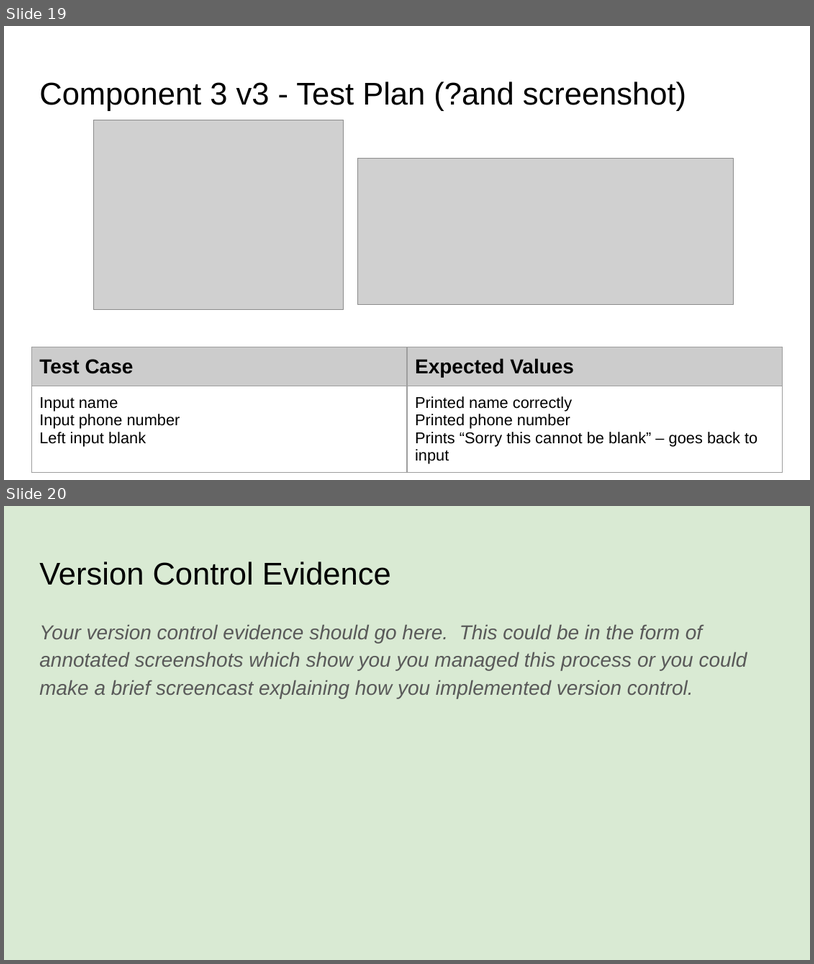
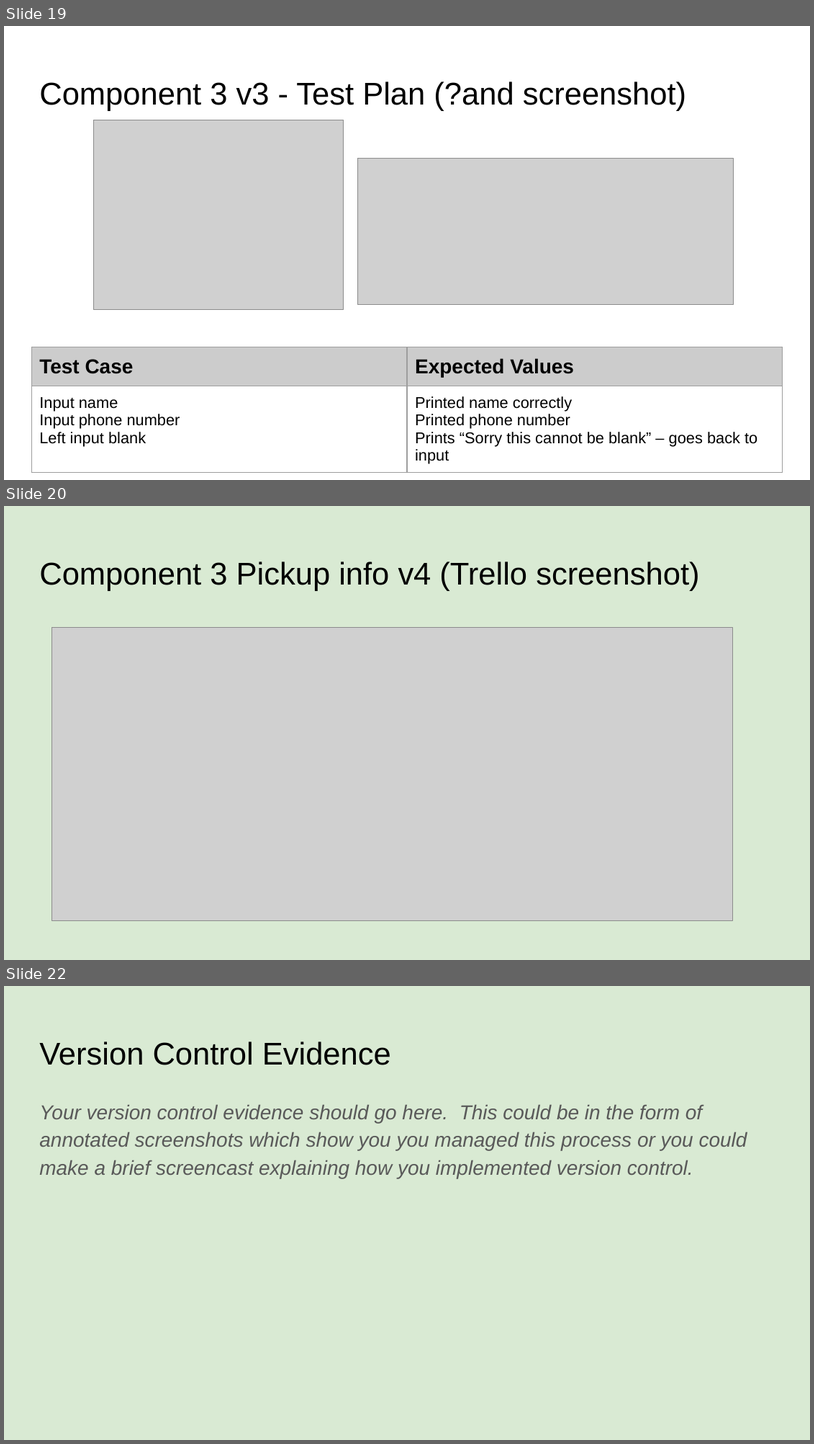
Before and after one commit to James-Wilde/Pizza_Bot, a slide deck: 022_91893+_+91897+Documentation.pptx. Shown one above the other, each under a label of ours: slides 19 and 20 before the commit, slides 19, 20 and 22 after it; the slides between them are not shown. The pictures are 814x964 and 814x1444 pixels, drawn with LibreOffice and Linux fonts; fonts in the diff are those of the drawing; grey boxes stand for pictures. Boxes give left, top, right and bottom in pixels: in the first picture for what was removed or moved away, otherwise in the second. Text is boxed around its words. In the diff, an @@ line names an element or a change of style, - is before the commit and + after.

Commit message:
Pickup version 4
Created a function for not_blank and used it to validate name and phone

```diff
--- a/022_91893+_+91897+Documentation.pptx
+++ b/022_91893+_+91897+Documentation.pptx
@@ slide 20 added at [4,506,810,960], background #D9EAD3 @@
@@ title added at [39,561,700,591], 28 pt, text #000000 @@
+Component 3 Pickup info v4 (Trello screenshot)
@@ picture added at [52,627,732,921] @@
@@ what was slide 20 is now slide 22 @@
```
Also in this commit, not shown: 1 other slide added, 2 other files.
